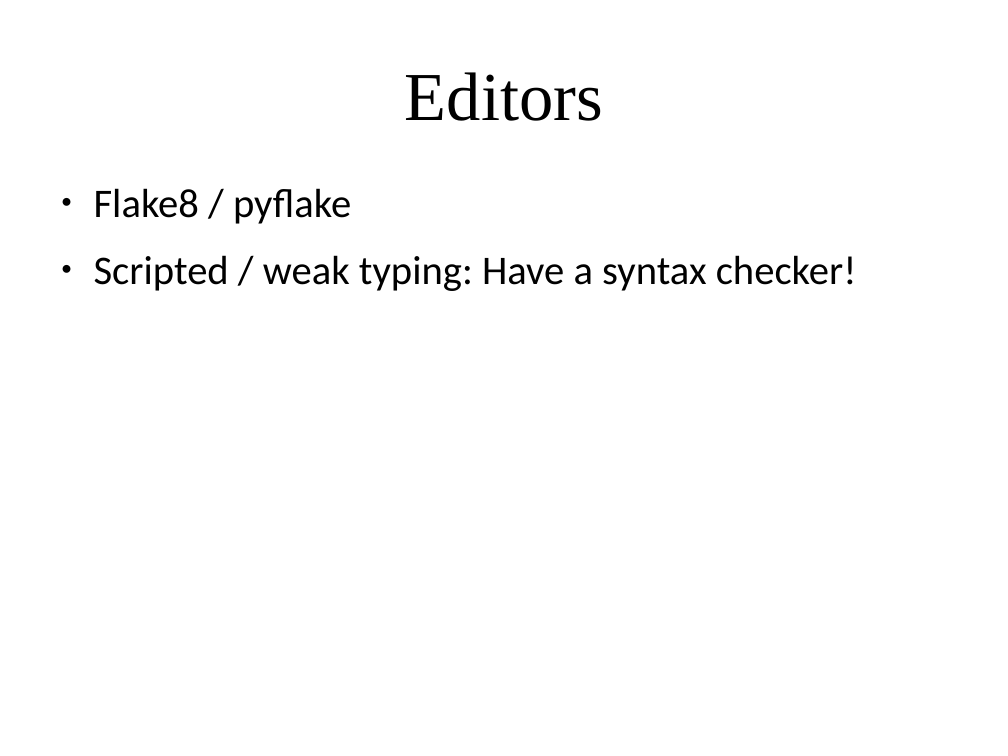
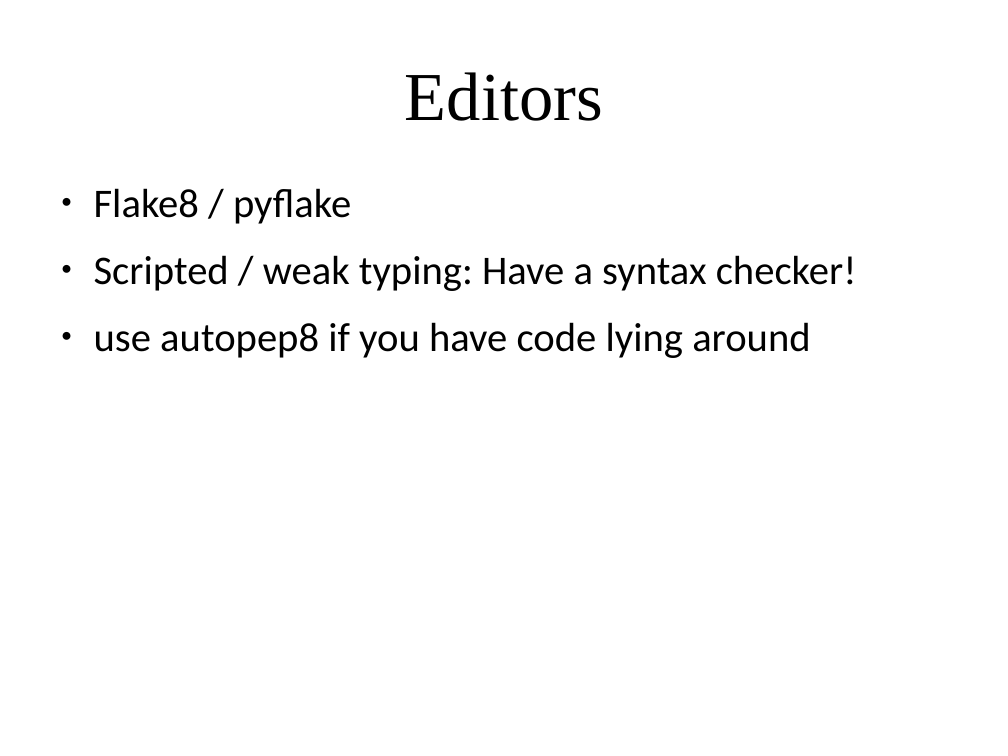
Before and after one commit to amueller/applied_ml_spring_2017, a slide deck: slide 40 of slides/aml-02-012317.odp (slide 39 before the commit). Drawn at 1008x756 pixels with LibreOffice and Linux fonts; fonts in the diff are those of the drawing. Boxes give left, top, right and bottom in pixels: in the first picture for what was removed or moved away, otherwise in the second. Text is boxed around its words. In the diff, an @@ line names an element or a change of style, - is before the commit and + after.

```diff
--- a/slides/aml-02-012317.odp
+++ b/slides/aml-02-012317.odp
@@ text at [94,322,810,358]: paragraph added @@
+● use autopep8 if you have code lying around
```
Also in this commit, not shown: 14 other slides changed, 12 slides added, 5 slides removed, 2 other files.
